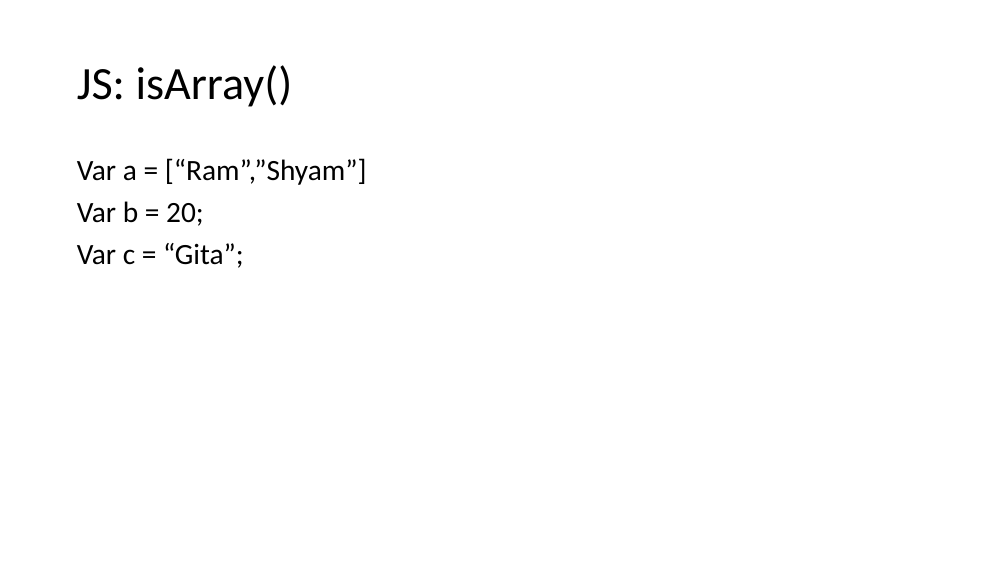
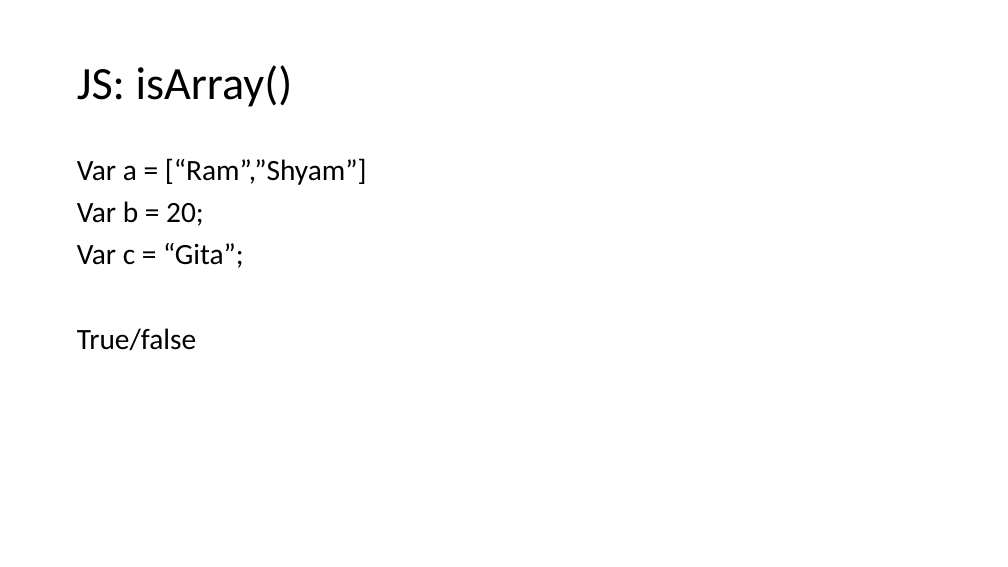
Before and after one commit to PiyushChaturvedii/Batch04, a slide deck: slide 70 of JavaScript.pptx. Drawn at 1008x567 pixels with LibreOffice and Linux fonts; fonts in the diff are those of the drawing. Boxes give left, top, right and bottom in pixels: in the first picture for what was removed or moved away, otherwise in the second. Text is boxed around its words. In the diff, an @@ line names an element or a change of style, - is before the commit and + after.

```diff
--- a/JavaScript.pptx
+++ b/JavaScript.pptx
@@ text at (77, 328, 196, 351): paragraph added @@
+True/false
```
Also in this commit, not shown: 6 slides added, 11 other files.
